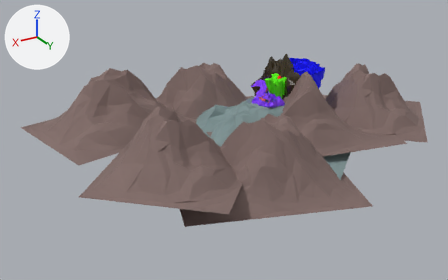
Before and after pictures for a commit that changed the FBX model Assets/Models/Terrains/Integrate.FBX.
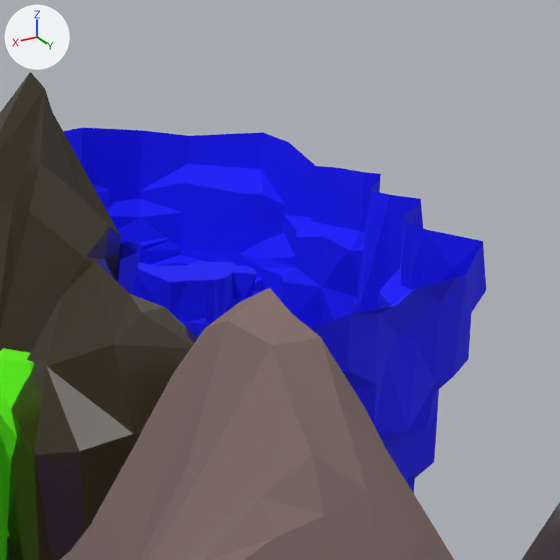
The first picture shows the older version from a 50 mm lens placed at (1195.0, 1750.0, 813.0), pointed at (128.0, -28.0, -76.0). The close-ups show both versions on the part from 63% to 74% of the width and 17% to 34% of the height of that picture; other places that the commit changed are outside them. Every picture has the same lights, and +X, +Y and +Z are marked at upper left. Where no turn or scale is listed for an object, it has been applied to the vertices.

The first close-up shows 'Mountain', 'Stage2', 'Stage2-3', 'Stage3'.
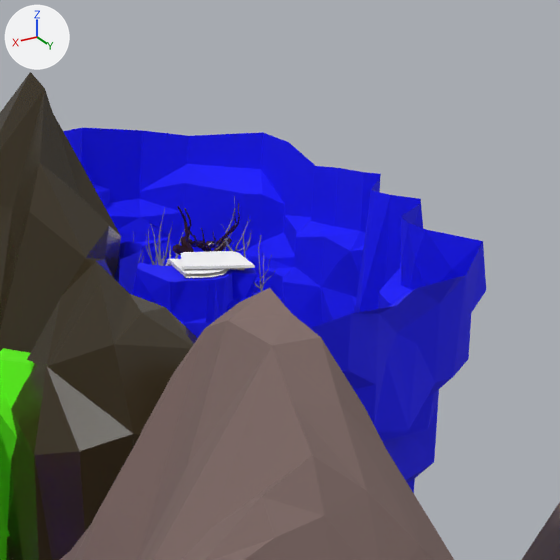
Location of each change, [x1, y1, x2, y2] in pixels of the close-ups (560 x 560 px):
'Waterfall', added
    after: [165, 251, 255, 278]
    faces in mat_11___default (white #ffffff): [167, 251, 254, 278]
    faces in mat_01___default (light grey #cacaca): [165, 259, 255, 278]
'Tree_Dead_', added
    after: [173, 203, 240, 256]
'Default_7', added
    after: [146, 206, 185, 266]
'Default_12', added
    after: [222, 196, 251, 258]
'Default_13', added
    after: [255, 236, 275, 292]

The change, as a diff of the scene's bpy script:
```diff
--- a/Assets/Models/Terrains/Integrate.FBX.py
+++ b/Assets/Models/Terrains/Integrate.FBX.py
@@ mat_material__852 @@
+mat_material__852 = principled_material('Material #852')
+mat_material__852.base_color = (0.051, 0.0196, 0.0196)  # brown #402626
+mat_material__852.roughness = 0.254
@@ mat_mat22 @@
+mat_mat22 = principled_material('mat22')
+mat_mat22.base_color = (0.349, 0.349, 0.349)  # grey #9f9f9f
+mat_mat22.roughness = 0.254
@@ mat_01___default @@
+mat_01___default = principled_material('01 - Default')
+mat_01___default.base_color = (0.588, 0.588, 0.588)  # light grey #cacaca
+mat_01___default.roughness = 0.859
@@ mat_11___default @@
+mat_11___default = principled_material('11 - Default')
+mat_11___default.base_color = (1.0, 1.0, 1.0)  # white #ffffff
+mat_11___default.roughness = 0.859
@@ me_mesh_012 @@
+me_mesh_012.from_pydata(...)  # 230 vertices, 452 faces; spans x -10.1..17.1, y -12.0..20.1, z -14.7..18.8
+me_mesh_012.materials.append(mat_material__852)  # brown #402626
@@ me_mesh_016 @@
+me_mesh_016.from_pydata(...)  # 134 vertices, 244 faces; spans x -4.6..4.9, y -6.3..4.9, z -4.2..18.0
+me_mesh_016.materials.append(mat_mat22)  # grey #9f9f9f
@@ me_mesh_015 @@
+me_mesh_015.from_pydata(...)  # 384 vertices, 718 faces; spans x -4.7..5.4, y -2.5..10.8, z -10.1..19.7
+me_mesh_015.materials.append(mat_mat22)  # grey #9f9f9f
@@ me_mesh_008 @@
+me_mesh_008.from_pydata(...)  # 539 vertices, 894 faces; spans x -33.7..34.0, y -38.0..56.1, z -72.7..72.7
+# faces by material slot: [266, 628]
+me_mesh_008.materials.append(mat_01___default)  # light grey #cacaca
+me_mesh_008.materials.append(mat_11___default)  # white #ffffff
@@ me_mesh_013 @@
+me_mesh_013.from_pydata(...)  # 280 vertices, 518 faces; spans x -7.5..6.7, y -10.3..3.7, z -5.9..23.9
+me_mesh_013.materials.append(mat_mat22)  # grey #9f9f9f
@@ ob_tree_dead @@
+ob_tree_dead = bpy.data.objects.new('Tree_Dead_', me_mesh_012)
+ob_tree_dead.location = (-252.3, -83.6, 120.5)
@@ ob_default_13 @@
+ob_default_13 = bpy.data.objects.new('Default_13', me_mesh_016)
+ob_default_13.location = (-264.1, -66.8, 109.5)
@@ ob_default_12 @@
+ob_default_12 = bpy.data.objects.new('Default_12', me_mesh_015)
+ob_default_12.location = (-261.9, -81.2, 119.9)
@@ ob_waterfall @@
+ob_waterfall = bpy.data.objects.new('Waterfall', me_mesh_008)
+ob_waterfall.location = (-227.9, -34.7, 66.3)
@@ ob_default_7 @@
+ob_default_7 = bpy.data.objects.new('Default_7', me_mesh_013)
+ob_default_7.location = (-247.1, -97.8, 108.1)
```
